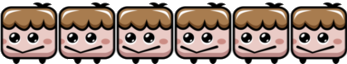
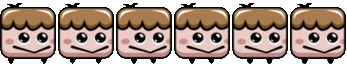
Before/after of a w=347, h=64 layered artwork. What changed in the layer stack:
added layer "Transformation" above "Background" over (x1=0, y1=3, x2=346, y2=64)
painted on "Background" over (x1=0, y1=2, x2=347, y2=64)
